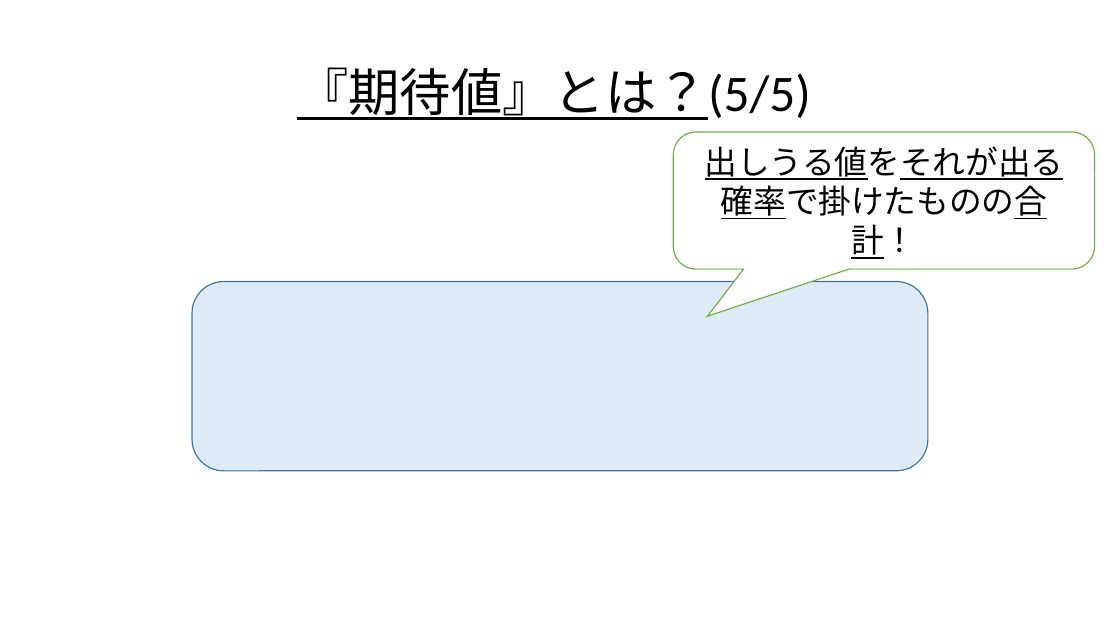
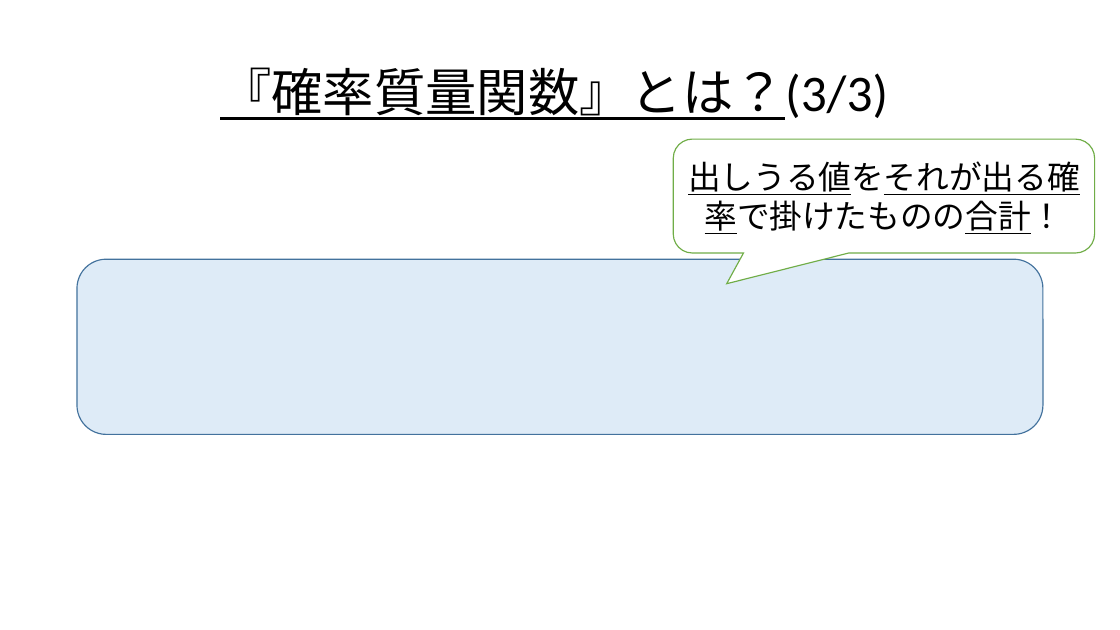
Before and after one commit to Ryo-KATAYAMA/Senior_Project, a slide deck: slide 19 of Chapter4_1.pptx (slide 22 before the commit). Drawn at 1120x630 pixels with LibreOffice and Linux fonts; fonts in the diff are those of the drawing; grey boxes stand for pictures. Boxes give left, top, right and bottom in pixels: in the first picture for what was removed or moved away, otherwise in the second. Text is boxed around its words. In the diff, an @@ line names an element or a change of style, - is before the commit and + after.

```diff
--- a/Chapter4_1.pptx
+++ b/Chapter4_1.pptx
@@ title at (220, 67, 888, 120): text changed @@
-『期待値』とは？(5/5)
+『確率質量関数』とは？(3/3)
@@ rounded speech box "出しうる値をそれが出る確率で掛けたものの合計！": place and size @@
-rounded speech box "出しうる値をそれが出る確率で掛けたものの合計！" at (674, 132, 1096, 269)
+rounded speech box "出しうる値をそれが出る確率で掛けたものの合計！" at (674, 139, 1096, 254)
@@ rounded speech box "出しうる値をそれが出る確率で掛けたものの合計！" at (674, 139, 1096, 254): proportions changed @@
@@ rounded rectangle: place and size @@
-rounded rectangle at (192, 281, 928, 471)
+rounded rectangle at (77, 260, 1044, 435)
```
Also in this commit, not shown: 25 other slides changed, 13 slides added, 23 slides removed.
